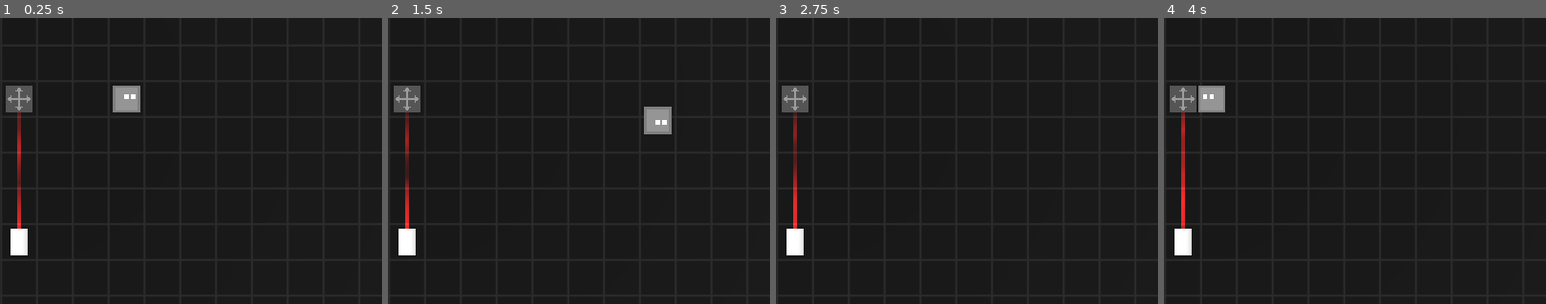
Above: before the commit, frames 1-4 (left to right).
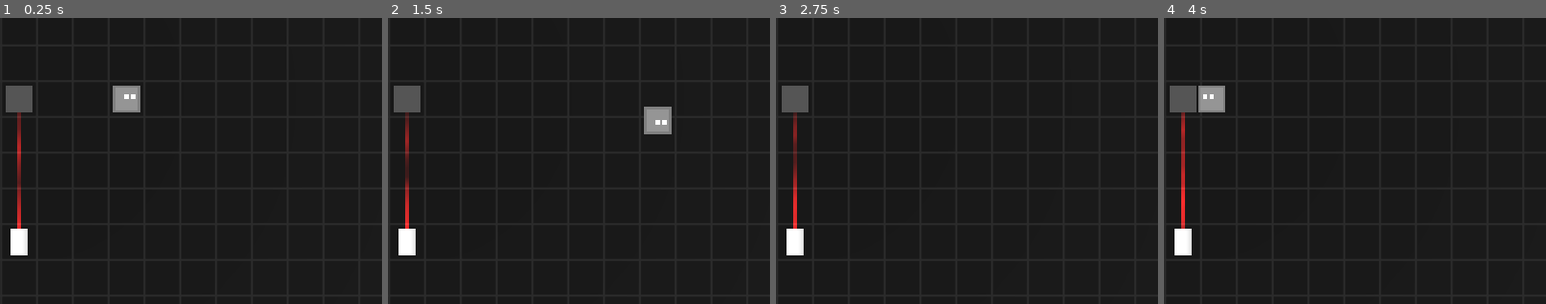
Above: after the commit, the same moments.

Repository: RiverApril/EnergyJam
Game: Godot game, scene res://levels/level_1.tscn
Two runs of this game, one before a commit and one after it. Both use one fixed random seed, a clock stepped at 60 frames per second and the inputs below.
Inputs (mouse positions are % of the whole screen's width and height, from its top left):
- Up to frame 1 (0.25 s): no input
- Up to frame 2 (1.5 s): tap Enter at 0.5 s; move the mouse to (72, 45) at 0.52 s; hold D (Right) 0.53-1.28 s; tap Z (Undo) at 0.6, 1.35 s; move the mouse to (30, 55) at 1.27 s; hold S (Down) from 1.28 s (still down)
- Up to frame 3 (2.75 s): move the mouse to (60, 28) at 2.02 s; release S (Down) at 2.03 s; hold D (Right) from 2.03 s (still down); tap Z (Undo) at 2.1 s
- Up to frame 4 (4 s): move the mouse to (45, 70) at 2.77 s; release D (Right) at 2.78 s; hold W (Up) 2.78-3.53 s; tap Z (Undo) at 2.85, 3.6 s; tap R (Reset) at 3.5 s; move the mouse to (80, 65) at 3.52 s; hold A (Left) from 3.53 s (still down)
The pictures show only the part of the screen within x 48-98%, y 36-86%; the shares and areas given below are measured in that part.

The runs differ from the first frame. In frame 1, 0.1% of the frame differs, in the area x 2-8%, y 24-33%; in frame 2, 0.1%; in frame 3, 0.1%; in frame 4, 0.1%.

Commit message:
add decorations

Diff:
--- a/objects/block.tscn
+++ b/objects/block.tscn
@@ -22,6 +22,7 @@
 
 [node name="Sprite3D" type="Sprite3D" parent="."]
 transform = Transform3D(1, 0, 0, 0, 1, 0, 0, 0, 1, 0, 1, 0)
+visible = false
 pixel_size = 0.0313
 axis = 1
 texture_filter = 0
--- /dev/null
+++ b/objects/decorations/corner_border.tscn
@@ -0,0 +1,11 @@
+[gd_scene load_steps=2 format=3 uid="uid://1dt13q1plnkr"]
+
+[ext_resource type="Texture2D" uid="uid://5s3i7bkrrqsn" path="res://textures/corner_border.png" id="1_dmmvx"]
+
+[node name="Corner Border" type="Sprite3D"]
+transform = Transform3D(1, 0, 0, 0, 1, 0, 0, 0, 1, 0, -0.875, 0)
+modulate = Color(0.377919, 0.377919, 0.377919, 1)
+pixel_size = 0.0625
+axis = 1
+texture_filter = 0
+texture = ExtResource("1_dmmvx")
--- /dev/null
+++ b/objects/decorations/h_border.tscn
@@ -0,0 +1,7 @@
+[gd_scene load_steps=3 format=3 uid="uid://5qrpnq1ns0yq"]
+
+[ext_resource type="PackedScene" uid="uid://1dt13q1plnkr" path="res://objects/decorations/corner_border.tscn" id="1_361yp"]
+[ext_resource type="Texture2D" uid="uid://codm20f50fp6o" path="res://textures/h_border.png" id="2_uauw1"]
+
+[node name="H Border" instance=ExtResource("1_361yp")]
+texture = ExtResource("2_uauw1")
--- /dev/null
+++ b/objects/decorations/quad_arrow_border.tscn
@@ -0,0 +1,7 @@
+[gd_scene load_steps=3 format=3 uid="uid://cypu6gbo7rkxm"]
+
+[ext_resource type="PackedScene" uid="uid://1dt13q1plnkr" path="res://objects/decorations/corner_border.tscn" id="1_n3t8h"]
+[ext_resource type="Texture2D" uid="uid://dn1v4611338yk" path="res://textures/quad arrows.png" id="2_g4htc"]
+
+[node name="Quad Arrow Border" instance=ExtResource("1_n3t8h")]
+texture = ExtResource("2_g4htc")
--- /dev/null
+++ b/objects/decorations/v_border.tscn
@@ -0,0 +1,6 @@
+[gd_scene load_steps=2 format=3 uid="uid://c74inxfultjlp"]
+
+[ext_resource type="PackedScene" uid="uid://5qrpnq1ns0yq" path="res://objects/decorations/h_border.tscn" id="1_grqgf"]
+
+[node name="V Border" instance=ExtResource("1_grqgf")]
+transform = Transform3D(-4.37114e-08, 0, 1, 0, 1, 0, -1, 0, -4.37114e-08, 0, -0.875, 0)
Binary file added: textures/corner_border.png
Not shown, added: textures/corner_border.png.import
Binary file added: textures/h_border.png
Not shown, added: textures/h_border.png.import
Binary file added: textures/quad arrows.png
Not shown, added: textures/quad arrows.png.import
